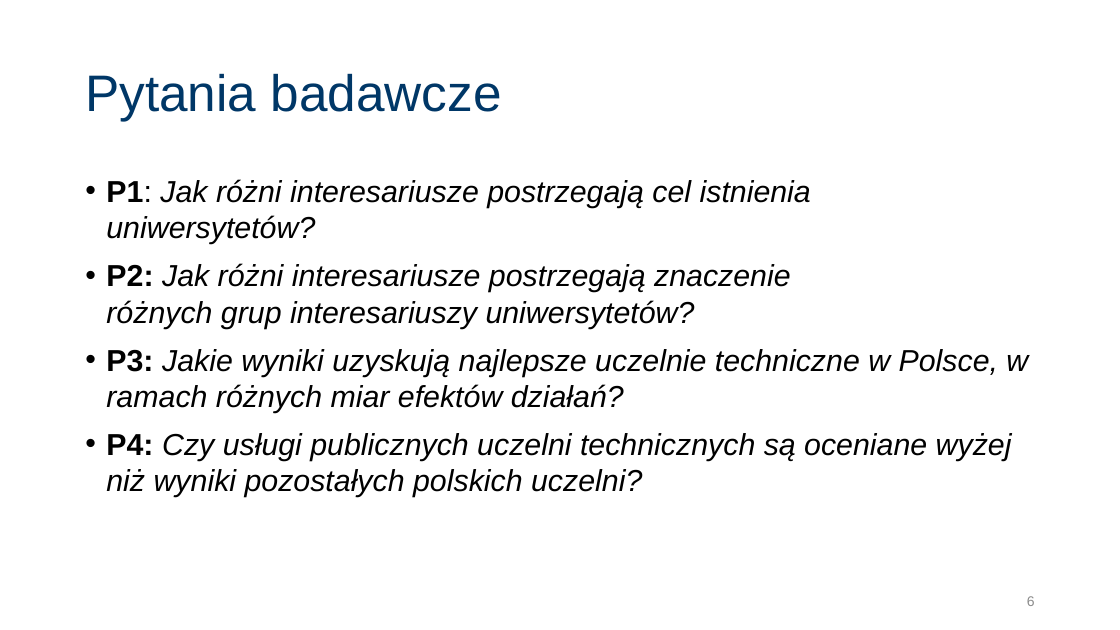
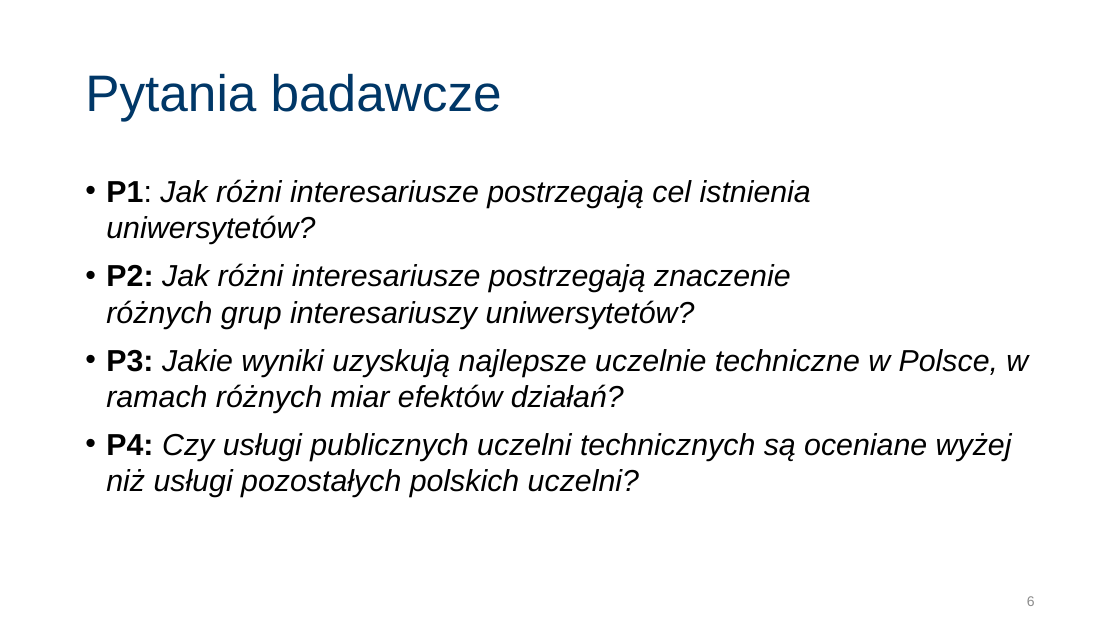
Before and after one commit to JeanPaulSzefler/doktorat_git, a slide deck: slide 6 of Obrona_JPSZEFLER/JPSZEFLER_ObronaDoktoratu_v0.1.pptx. Drawn at 1120x630 pixels with LibreOffice and Linux fonts; fonts in the diff are those of the drawing. Boxes give left, top, right and bottom in pixels: in the first picture for what was removed or moved away, otherwise in the second. Text is boxed around its words. In the diff, an @@ line names an element or a change of style, - is before the commit and + after.

```diff
--- a/Obrona_JPSZEFLER/JPSZEFLER_ObronaDoktoratu_v0.1.pptx
+++ b/Obrona_JPSZEFLER/JPSZEFLER_ObronaDoktoratu_v0.1.pptx
@@ text at [106,433,1012,497]: text changed @@
-• P4: Czy usługi publicznych uczelni technicznych są oceniane wyżej niż wyniki pozostałych polskich uczelni?
+• P4: Czy usługi publicznych uczelni technicznych są oceniane wyżej niż usługi pozostałych polskich uczelni?
```
Also in this commit, not shown: 3 other slides changed, 3 slides added, 5 slides removed, 2 other files.
